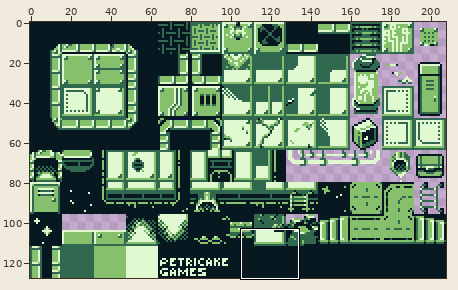
Sprite sheet, stored at group_6_2d_game/Assets/MazeGameTileset.png. Above: a wide view before the commit, with the close-up outlined.
Close-up. First the earlier version:
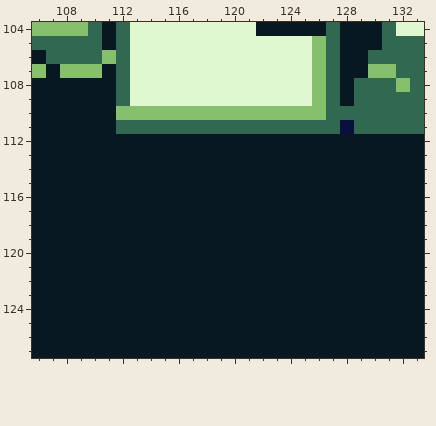
The file is 208x128 pixels. Colours within 5 levels of each other are drawn and written as one. Shown: x 106..133, y 104..127.
And afterwards:
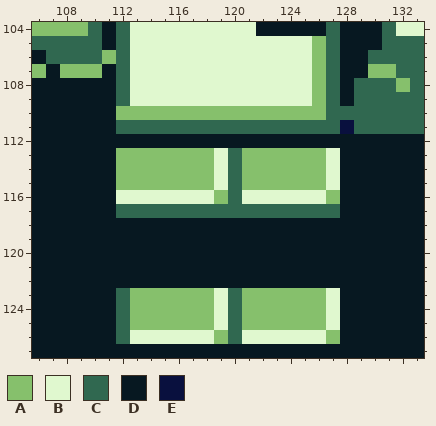
Palette (. is transparent): A #86c06c  B #e0f8cf  C #306850  D #071821  E #09103e
Commit message: hopefully finished tilemap of maze
From old to new:
Changed rows in their new state; - is an unchanged pixel.
first column x 112:
113 AAAAAAABCAAAAAAB
114 AAAAAAABCAAAAAAB
115 AAAAAAABCAAAAAAB
116 BBBBBBBACBBBBBBA
117 CCCCCCCCCCCCCCCC
first column x 112:
123 CAAAAAABCAAAAAAB
124 CAAAAAABCAAAAAAB
125 CAAAAAABCAAAAAAB
126 CBBBBBBACBBBBBBA
